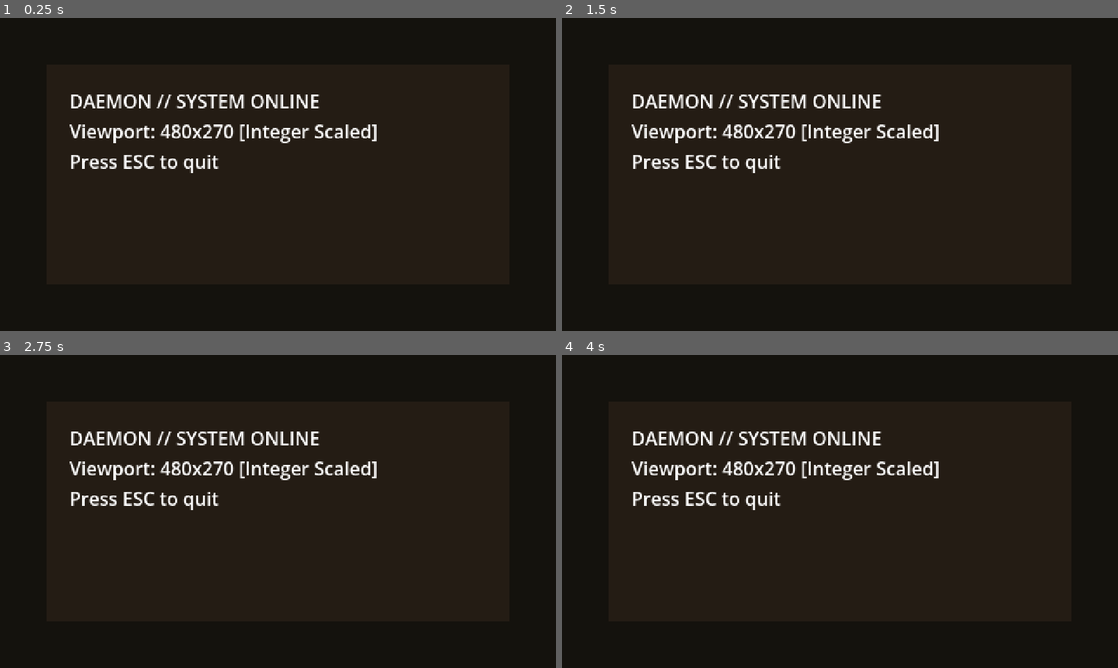
Above: before the commit, frames 1-4 (two rows, left to right).
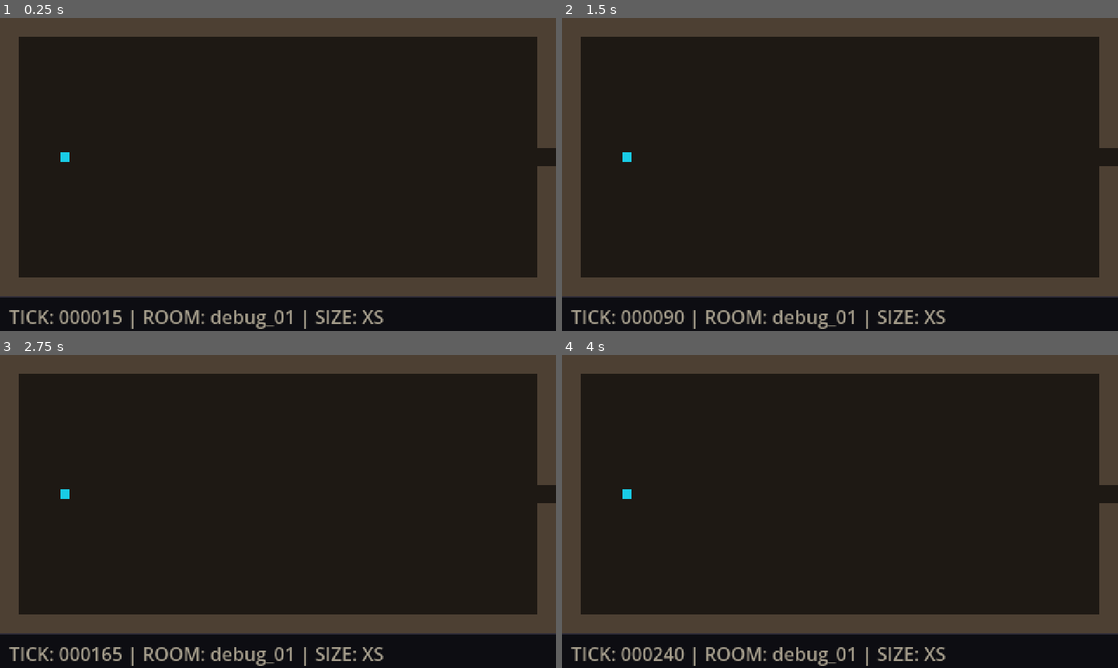
Above: after the commit, the same moments.

Repository: khuzaimj/DAEMON
Game: Godot game, scene res://scenes/main.tscn
Two runs of this game, one before a commit and one after it. Both use one fixed random seed, a clock stepped at 60 frames per second and the inputs below.
Inputs (mouse positions are in pixels of both pictures, inside the frame that each line leads up to):
- Up to frame 1 (0.25 s): no input
- Up to frame 2 (1.5 s): tap Enter at 0.5 s; move the mouse to (962, 158) at 0.52 s; hold D (move_right) 0.53-1.25 s; tap E (interact) at 0.6 s; click (962, 158) at 0.67 s; tap L (hop) at 0.77 s; drag from (728, 190) to (812, 237) at 1.27 s
- Up to frame 3 (2.75 s): move the mouse to (333, 442) at 2.02 s; hold D (move_right) from 2.03 s (still down); hold Q (routine) from 2.03 s (still down)
- Up to frame 4 (4 s): release D (move_right) at 2.75 s; release Q (routine) at 2.75 s; drag from (812, 574) to (673, 464) at 2.77 s; move the mouse to (1006, 558) at 3.52 s; hold A (move_left) from 3.53 s (still down); hold Shift from 3.53 s (still down); tap L (hop) at 3.77 s

The runs differ from the first frame. In frame 1, 22% of the frame differs, in the area x 0-100%, y 0-100%; in frame 2, 22%; in frame 3, 22%; in frame 4, 22%.

Commit message:
P1.6: implement World node, 60hz simulation loop, room transitions, and Debug Bay

Diff:
--- /dev/null
+++ b/data/rooms/debug/debug_01.json
@@ -0,0 +1,26 @@
+{
+  "id": "debug_01",
+  "zone": "debug",
+  "cell": [0, 0],
+  "exits": { "e": "debug_02" },
+  "grid": [
+    "##############################",
+    "#............................#",
+    "#............................#",
+    "#............................#",
+    "#............................#",
+    "#............................#",
+    "#............................#",
+    "#.............................",
+    "#............................#",
+    "#............................#",
+    "#............................#",
+    "#............................#",
+    "#............................#",
+    "#............................#",
+    "##############################"
+  ],
+  "entities": [
+    { "id": "spawn", "kind": "spawn_cursor", "at": [3, 7] }
+  ]
+}
--- /dev/null
+++ b/data/rooms/debug/debug_02.json
@@ -0,0 +1,24 @@
+{
+  "id": "debug_02",
+  "zone": "debug",
+  "cell": [1, 0],
+  "exits": { "w": "debug_01", "s": "debug_03" },
+  "grid": [
+    "##############################",
+    "#............................#",
+    "#............................#",
+    "#............................#",
+    "#............................#",
+    "#............................#",
+    "#............................#",
+    ".............................#",
+    "#............................#",
+    "#............................#",
+    "#............................#",
+    "#............................#",
+    "#............................#",
+    "#............................#",
+    "###############..#############"
+  ],
+  "entities": []
+}
--- /dev/null
+++ b/data/rooms/debug/debug_03.json
@@ -0,0 +1,24 @@
+{
+  "id": "debug_03",
+  "zone": "debug",
+  "cell": [1, 1],
+  "exits": { "n": "debug_02", "w": "debug_04" },
+  "grid": [
+    "###############..#############",
+    "#............................#",
+    "#............................#",
+    "#............................#",
+    "#............................#",
+    "#............................#",
+    "#............................#",
+    ".............................#",
+    "#............................#",
+    "#............................#",
+    "#............................#",
+    "#............................#",
+    "#............................#",
+    "#............................#",
+    "##############################"
+  ],
+  "entities": []
+}
--- /dev/null
+++ b/data/rooms/debug/debug_04.json
@@ -0,0 +1,24 @@
+{
+  "id": "debug_04",
+  "zone": "debug",
+  "cell": [0, 1],
+  "exits": { "e": "debug_03" },
+  "grid": [
+    "##############################",
+    "#............................#",
+    "#............................#",
+    "#............................#",
+    "#............................#",
+    "#............................#",
+    "#............................#",
+    "#.............................",
+    "#............................#",
+    "#............................#",
+    "#............................#",
+    "#............................#",
+    "#............................#",
+    "#............................#",
+    "##############################"
+  ],
+  "entities": []
+}
--- /dev/null
+++ b/data/zones/debug.json
@@ -0,0 +1,9 @@
+{
+  "id": "debug",
+  "name": "Debug Bay",
+  "palette": "amber_dim",
+  "tileset": "debug",
+  "music": "debug",
+  "ambient": { "darkness": 0.0 },
+  "rooms_target": 4
+}
--- a/scenes/main.tscn
+++ b/scenes/main.tscn
@@ -4,24 +4,3 @@
 
 [node name="Main" type="Node2D"]
 script = ExtResource("1_main")
-
-[node name="Background" type="ColorRect" parent="."]
-offset_right = 480.0
-offset_bottom = 270.0
-color = Color(0.08, 0.07, 0.05, 1)
-
-[node name="CenterBox" type="ColorRect" parent="."]
-offset_left = 40.0
-offset_top = 40.0
-offset_right = 440.0
-offset_bottom = 230.0
-color = Color(0.14, 0.11, 0.08, 1)
-
-[node name="DebugLabel" type="Label" parent="."]
-offset_left = 60.0
-offset_top = 60.0
-offset_right = 420.0
-offset_bottom = 120.0
-text = "DAEMON // SYSTEM ONLINE
-Viewport: 480x270 [Integer Scaled]
-Press ESC to quit"
--- /dev/null
+++ b/scenes/world.tscn
@@ -0,0 +1,39 @@
+[gd_scene format=3 uid="uid://dworld001"]
+
+[ext_resource type="Script" path="res://src/sim/world.gd" id="1_world"]
+
+[node name="World" type="Node2D"]
+script = ExtResource("1_world")
+
+[node name="RoomContainer" type="Node2D" parent="."]
+
+[node name="Entities" type="Node2D" parent="."]
+
+[node name="HUD" type="Control" parent="."]
+layout_mode = 3
+anchors_preset = 0
+offset_top = 240.0
+offset_right = 480.0
+offset_bottom = 270.0
+
+[node name="Background" type="ColorRect" parent="HUD"]
+layout_mode = 0
+offset_right = 480.0
+offset_bottom = 30.0
+color = Color(0.05, 0.05, 0.07, 1)
+
+[node name="Separator" type="ColorRect" parent="HUD"]
+layout_mode = 0
+offset_right = 480.0
+offset_bottom = 1.0
+color = Color(0.18, 0.17, 0.22, 1)
+
+[node name="HUDLabel" type="Label" parent="HUD"]
+layout_mode = 0
+offset_left = 8.0
+offset_top = 6.0
+offset_right = 472.0
+offset_bottom = 25.0
+theme_override_colors/font_color = Color(0.65, 0.62, 0.55, 1)
+text = "TICK: 000000 | ROOM: debug_01 | SIZE: XS"
+vertical_alignment = 1
--- a/src/main.gd
+++ b/src/main.gd
@@ -3,21 +3,32 @@
 
 var _frame_count: int = 0
 var _smoke_mode: bool = false
-
-@onready var _color_rect: ColorRect = $Background
-@onready var _debug_label: Label = $DebugLabel
+var world: World = null
 
 func _ready() -> void:
-	var user_args: PackedStringArray = OS.get_cmdline_user_args()
-	for arg: String in user_args:
+	var start_room: String = "debug_01"
+	var all_args: PackedStringArray = OS.get_cmdline_args()
+	all_args.append_array(OS.get_cmdline_user_args())
+
+	for i: int in range(all_args.size()):
+		var arg: String = all_args[i]
 		if arg == "--smoke":
 			_smoke_mode = true
-			break
+		elif arg == "--room" and i + 1 < all_args.size():
+			start_room = all_args[i + 1]
+		elif arg.begins_with("--room="):
+			start_room = arg.substr(7)
+
+	var world_scene: PackedScene = load("res://scenes/world.tscn")
+	if world_scene != null:
+		world = world_scene.instantiate() as World
+		add_child(world)
+		world.load_room(start_room)
 
 func _process(_delta: float) -> void:
 	if _smoke_mode:
 		_frame_count += 1
-		if _frame_count >= 120:
+		if _frame_count >= 150:
 			get_tree().quit(0)
 
 func _unhandled_input(event: InputEvent) -> void:
--- a/src/sim/machine.gd
+++ b/src/sim/machine.gd
@@ -60,7 +60,7 @@
 		current_intent.reset()
 
 ## Called once per tick by World movement system
-func step_movement(_delta: float) -> void:
+func step_movement(delta: float) -> void:
 	var speed_px: float = base_speed_tiles * float(Grid.TILE_SIZE)
 
 	# Check terrain medium at current position
@@ -71,4 +71,11 @@
 			speed_px *= 0.5 # Coolant slows non-swimmers
 
 	velocity = current_intent.move * speed_px
-	move_and_slide()
+	if Engine.is_in_physics_frame():
+		move_and_slide()
+	else:
+		var motion: Vector2 = velocity * delta
+		var col: KinematicCollision2D = move_and_collide(motion)
+		if col != null:
+			var remainder: Vector2 = col.get_remainder().slide(col.get_normal())
+			move_and_collide(remainder)
--- /dev/null
+++ b/src/sim/world.gd
@@ -0,0 +1,217 @@
+class_name World
+extends Node2D
+
+signal room_entered(room_id: String)
+signal room_transition_started(from_room: String, to_room: String)
+
+const TRANSITION_DURATION: float = 0.3
+const ROOM_PIXEL_SIZE: Vector2 = Vector2(480.0, 240.0)
+
+var current_room_id: String = ""
+var tick_count: int = 0
+var is_transitioning: bool = false
+var transition_time: float = 0.0
+var transition_dir: Vector2 = Vector2.ZERO
+var machine_slide_start: Vector2 = Vector2.ZERO
+var machine_slide_target: Vector2 = Vector2.ZERO
+
+var active_room: RoomRuntime = null
+var incoming_room: RoomRuntime = null
+var player_machine: Machine = null
+var machines: Array[Machine] = []
+
+@onready var room_container: Node2D = $RoomContainer
+@onready var entities_container: Node2D = $Entities
+@onready var hud_label: Label = $HUD/HUDLabel
+
+func _ready() -> void:
+	if active_room == null and current_room_id != "":
+		load_room(current_room_id)
+
+func _physics_process(delta: float) -> void:
+	if is_transitioning:
+		_step_transition(delta)
+		return
+
+	var game_node: Node = get_node_or_null("/root/Game")
+	if game_node != null and game_node.get("paused") == true:
+		return
+
+	tick_count += 1
+
+	# System 1: senses (P3+)
+	# System 2: controllers
+	_step_controllers(tick_count)
+	# System 3: hijack (P3)
+	# System 4: abilities (P4)
+	# System 5: movement
+	_step_movement(delta)
+	# System 6: logic (P5)
+	# System 7: combat (P9)
+	# System 8: world (room transitions)
+	_step_world()
+	# System 9: cleanup
+	_step_cleanup()
+
+	_update_hud()
+
+func _step_controllers(tick: int) -> void:
+	for m: Machine in machines:
+		if is_instance_valid(m):
+			m.step_controller(tick)
+
+func _step_movement(delta: float) -> void:
+	for m: Machine in machines:
+		if is_instance_valid(m):
+			m.step_movement(delta)
+
+func _step_world() -> void:
+	if player_machine == null or not is_instance_valid(player_machine):
+		return
+
+	var pos: Vector2 = player_machine.position
+	if pos.x >= ROOM_PIXEL_SIZE.x and active_room != null and active_room.exits.has("e"):
+		start_transition(str(active_room.exits["e"]), Vector2(1, 0))
+	elif pos.x < 0.0 and active_room != null and active_room.exits.has("w"):
+		start_transition(str(active_room.exits["w"]), Vector2(-1, 0))
+	elif pos.y >= ROOM_PIXEL_SIZE.y and active_room != null and active_room.exits.has("s"):
+		start_transition(str(active_room.exits["s"]), Vector2(0, 1))
+	elif pos.y < 0.0 and active_room != null and active_room.exits.has("n"):
+		start_transition(str(active_room.exits["n"]), Vector2(0, -1))
+
+func _step_cleanup() -> void:
+	for i: int in range(machines.size() - 1, -1, -1):
+		if not is_instance_valid(machines[i]):
+			machines.remove_at(i)
+
+func start_transition(next_room_id: String, dir: Vector2) -> void:
+	if is_transitioning:
+		return
+
+	var room_path: String = WorldGrid.find_room_path(next_room_id)
+	if room_path == "":
+		printerr("World: Next room not found: " + next_room_id)
+		return
+
+	var data: Dictionary = RoomLoader.load_room(room_path)
+	if data.is_empty():
+		printerr("World: Failed to load room data: " + room_path)
+		return
+
+	incoming_room = RoomRuntime.new()
+	incoming_room.name = "IncomingRoom"
+	room_container.add_child(incoming_room)
+	incoming_room.setup(data)
+	incoming_room.position = dir * ROOM_PIXEL_SIZE
+
+	is_transitioning = true
+	transition_time = 0.0
+	transition_dir = dir
+
+	# Calculate machine slide positions across screen border
+	machine_slide_start = player_machine.position
+	machine_slide_target = machine_slide_start - (dir * ROOM_PIXEL_SIZE)
+	# Clamp machine landing position inside doorway
+	if dir.x > 0:
+		machine_slide_target.x = 8.0
+	elif dir.x < 0:
+		machine_slide_target.x = ROOM_PIXEL_SIZE.x - 8.0
+	elif dir.y > 0:
+		machine_slide_target.y = 8.0
+	elif dir.y < 0:
+		machine_slide_target.y = ROOM_PIXEL_SIZE.y - 8.0
+
+	room_transition_started.emit(current_room_id, next_room_id)
+
+func _step_transition(delta: float) -> void:
+	transition_time += delta
+	var t: float = clampf(transition_time / TRANSITION_DURATION, 0.0, 1.0)
+
+	if active_room != null:
+		active_room.position = -transition_dir * ROOM_PIXEL_SIZE * t
+	if incoming_room != null:
+		incoming_room.position = transition_dir * ROOM_PIXEL_SIZE * (1.0 - t)
+	if player_machine != null and is_instance_valid(player_machine):
+		player_machine.position = machine_slide_start.lerp(machine_slide_target, t)
+
+	if t >= 1.0:
+		_finish_transition()
+
+func _finish_transition() -> void:
+	if active_room != null:
+		room_container.remove_child(active_room)
+		active_room.free()
+	active_room = incoming_room
+	incoming_room = null
+	if active_room != null:
+		active_room.name = "ActiveRoom"
+		active_room.position = Vector2.ZERO
+		current_room_id = active_room.room_id
+
+	if player_machine != null and is_instance_valid(player_machine):
+		player_machine.position = machine_slide_target
+		player_machine.current_room = active_room
+
+	is_transitioning = false
+	_update_hud()
+	room_entered.emit(current_room_id)
+
+func load_room(room_id: String) -> void:
+	current_room_id = room_id
+	var room_path: String = WorldGrid.find_room_path(room_id)
+	if room_path == "":
+		printerr("World: Room not found: " + room_id)
+		return
+
+	var data: Dictionary = RoomLoader.load_room(room_path)
+	if data.is_empty():
+		printerr("World: Cannot load room: " + room_path)
+		return
+
+	if active_room != null:
+		room_container.remove_child(active_room)
+		active_room.free()
+	if incoming_room != null:
+		room_container.remove_child(incoming_room)
+		incoming_room.free()
+		incoming_room = null
+
+	active_room = RoomRuntime.new()
+	active_room.name = "ActiveRoom"
+	room_container.add_child(active_room)
+	active_room.setup(data)
+	active_room.position = Vector2.ZERO
+
+	_setup_player_machine(data)
+	_update_hud()
+	room_entered.emit(current_room_id)
+
+func _setup_player_machine(room_data: Dictionary) -> void:
+	if player_machine == null:
+		var scene: PackedScene = load("res://scenes/machine.tscn")
+		player_machine = scene.instantiate() as Machine
+		entities_container.add_child(player_machine)
+		machines.append(player_machine)
+
+	player_machine.current_room = active_room
+
+	# Find spawn position from entities
+	var spawn_pos: Vector2 = Vector2(56.0, 120.0)
+	var entities: Array = room_data.get("entities", [])
+	for ent_variant: Variant in entities:
+		if ent_variant is Dictionary:
+			var ent: Dictionary = ent_variant as Dictionary
+			if ent.get("kind", "") == "spawn_cursor":
+				var at: Array = ent.get("at", [3, 7])
+				if at.size() >= 2:
+					spawn_pos = Vector2(float(at[0]) * 16.0 + 8.0, float(at[1]) * 16.0 + 8.0)
+				break
+	player_machine.position = spawn_pos
+
+func _update_hud() -> void:
+	if hud_label == null:
+		return
+	var size_str: String = "XS"
+	if player_machine != null and is_instance_valid(player_machine):
+		size_str = player_machine.size_class.to_upper()
+	hud_label.text = "TICK: %06d | ROOM: %s | SIZE: %s" % [tick_count, current_room_id, size_str]
--- /dev/null
+++ b/src/world/world_grid.gd
@@ -0,0 +1,37 @@
+class_name WorldGrid
+extends RefCounted
+
+static var _room_path_cache: Dictionary = {}
+
+static func find_room_path(room_id: String) -> String:
+	if _room_path_cache.has(room_id):
+		return str(_room_path_cache[room_id])
+
+	# 1. Try convention res://data/rooms/<zone>/<room_id>.json
+	if "_" in room_id:
+		var parts: PackedStringArray = room_id.split("_")
+		var zone: String = parts[0]
+		var candidate: String = "res://data/rooms/%s/%s.json" % [zone, room_id]
+		if FileAccess.file_exists(candidate):
+			_room_path_cache[room_id] = candidate
+			return candidate
+
+	# 2. Search all rooms under res://data/rooms
+	var dir: DirAccess = DirAccess.open("res://data/rooms")
+	if dir != null:
+		dir.list_dir_begin()
+		var sub: String = dir.get_next()
+		while sub != "":
+			if dir.current_is_dir() and sub != "." and sub != "..":
+				var candidate: String = "res://data/rooms/%s/%s.json" % [sub, room_id]
+				if FileAccess.file_exists(candidate):
+					_room_path_cache[room_id] = candidate
+					dir.list_dir_end()
+					return candidate
+			sub = dir.get_next()
+		dir.list_dir_end()
+
+	return ""
+
+static func clear_cache() -> void:
+	_room_path_cache.clear()
--- /dev/null
+++ b/tests/scenario/test_room_traversal.gd
@@ -0,0 +1,59 @@
+extends GutTest
+
+func test_four_room_traversal() -> void:
+	var world_scene: PackedScene = load("res://scenes/world.tscn")
+	var world: World = world_scene.instantiate() as World
+	add_child_autofree(world)
+	world.load_room("debug_01")
+
+	assert_eq(world.current_room_id, "debug_01", "Initial room must be debug_01")
+	assert_not_null(world.player_machine, "Player machine must exist")
+
+	var script_ctrl: ScriptController = autofree(ScriptController.new()) as ScriptController
+	world.player_machine.controller = script_ctrl
+
+	# Room history tracker
+	var visited: Array[String] = ["debug_01"]
+	world.room_entered.connect(func(id: String) -> void:
+		visited.append(id)
+	)
+
+	# 1. Walk East from debug_01 to debug_02 (start pos (56, 120), East exit at x >= 480)
+	# 424 px / 1.866 px/tick = ~228 ticks + 18 transition ticks
+	script_ctrl.queue_move(Vector2(1, 0), 250)
+	for _i: int in range(270):
+		world._physics_process(1.0 / 60.0)
+		if world.current_room_id == "debug_02" and not world.is_transitioning:
+			break
+
+	assert_eq(world.current_room_id, "debug_02", "Must transition to debug_02")
+
+	# 2. Walk South from debug_02 to debug_03 (start pos (8, 120))
+	# Walk East 240px to col 15 center (x=248) = 129 ticks
+	# Walk South 120px to exit (y >= 240) = 66 ticks + 18 transition ticks
+	script_ctrl.planned_moves.clear()
+	script_ctrl.queue_move(Vector2(1, 0), 129)
+	script_ctrl.queue_move(Vector2(0, 1), 75)
+	for _i: int in range(240):
+		world._physics_process(1.0 / 60.0)
+		if world.current_room_id == "debug_03" and not world.is_transitioning:
+			break
+
+	assert_eq(world.current_room_id, "debug_03", "Must transition to debug_03")
+
+	# 3. Walk West from debug_03 to debug_04 (start pos (248, 8))
+	# Walk South 112px to row 7 center (y=120) = 60 ticks
+	# Walk West 248px to exit (x < 0) = 135 ticks + 18 transition ticks
+	script_ctrl.planned_moves.clear()
+	script_ctrl.queue_move(Vector2(0, 1), 60)
+	script_ctrl.queue_move(Vector2(-1, 0), 145)
+	for _i: int in range(240):
+		world._physics_process(1.0 / 60.0)
+		if world.current_room_id == "debug_04" and not world.is_transitioning:
+			break
+
+	assert_eq(world.current_room_id, "debug_04", "Must transition to debug_04")
+	assert_true(visited.has("debug_01"), "Visited debug_01")
+	assert_true(visited.has("debug_02"), "Visited debug_02")
+	assert_true(visited.has("debug_03"), "Visited debug_03")
+	assert_true(visited.has("debug_04"), "Visited debug_04")
Not shown, added: src/sim/world.gd.uid
Not shown, added: src/world/world_grid.gd.uid
Not shown, added: tests/scenario/test_room_traversal.gd.uid
Not shown, changed: docs/STATE.md
